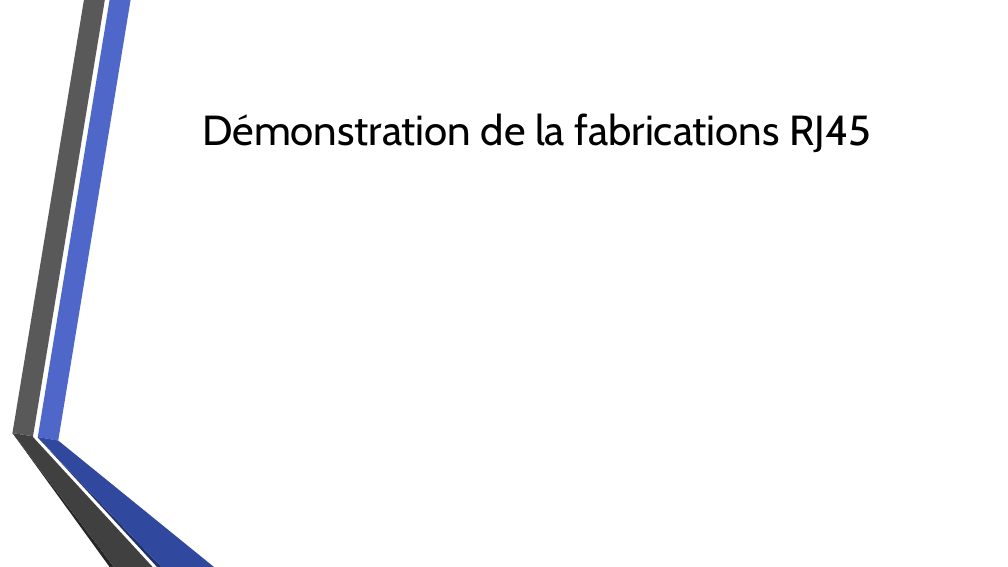
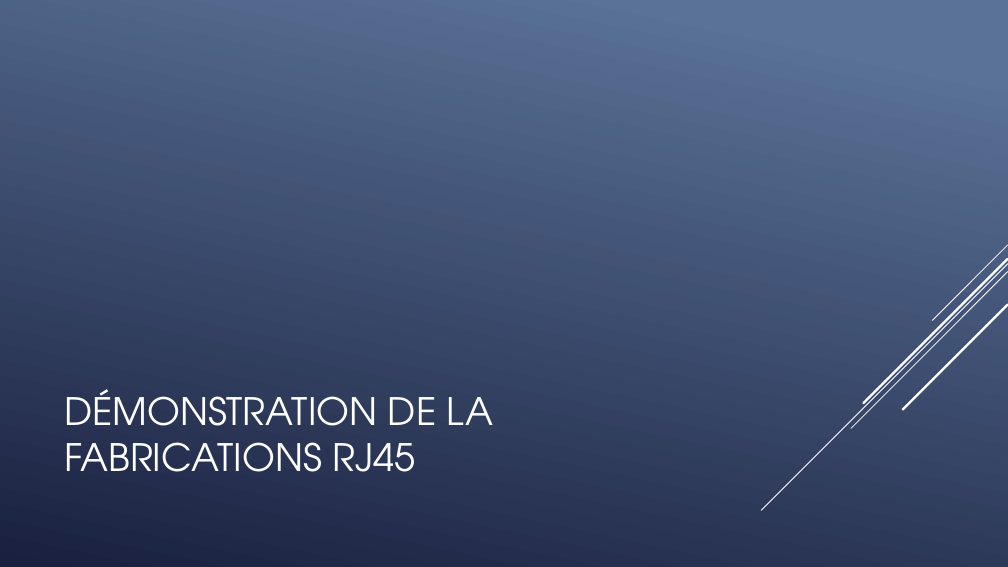
Before and after one commit to QuentinKrg/M214-Ethernet, a slide deck: slide 6 of Module 214 - Fabrication RJ45.pptx. Drawn at 1008x567 pixels with LibreOffice and Linux fonts; fonts in the diff are those of the drawing; background and template pictures are left out. Boxes give left, top, right and bottom in pixels: in the first picture for what was removed or moved away, otherwise in the second. Text is boxed around its words. In the diff, an @@ line names an element or a change of style, - is before the commit and + after.

```diff
--- a/Module 214 - Fabrication RJ45.pptx
+++ b/Module 214 - Fabrication RJ45.pptx
@@ background picture (left out) to gradient #597496 to #1A2040 @@
@@ group added at [761,245,1008,510]: 5 lines @@
@@ title at [64,389,494,472]: text changed; size 40 to 36 pt; font Cabin to TeX Gyre Adventor; text colour #000000 to #FFFFFF @@
-Démonstration de la fabrications RJ45
+DÉMONSTRATION DE LA FABRICATIONS RJ45
@@ group removed at [12,0,214,567]: 6 freeform shapes @@
```
Also in this commit, not shown: 7 other slides changed.
